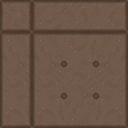
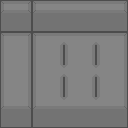
Revision of a layered 128 x 128 image; what changed, layer by layer:
renamed "light" to "light flat", hid it over (x1=0, y1=0, x2=128, y2=128)
added layer "light" (hard light) above "winter" over (x1=0, y1=0, x2=128, y2=128)
hid "autumn" over (x1=0, y1=0, x2=128, y2=128)
